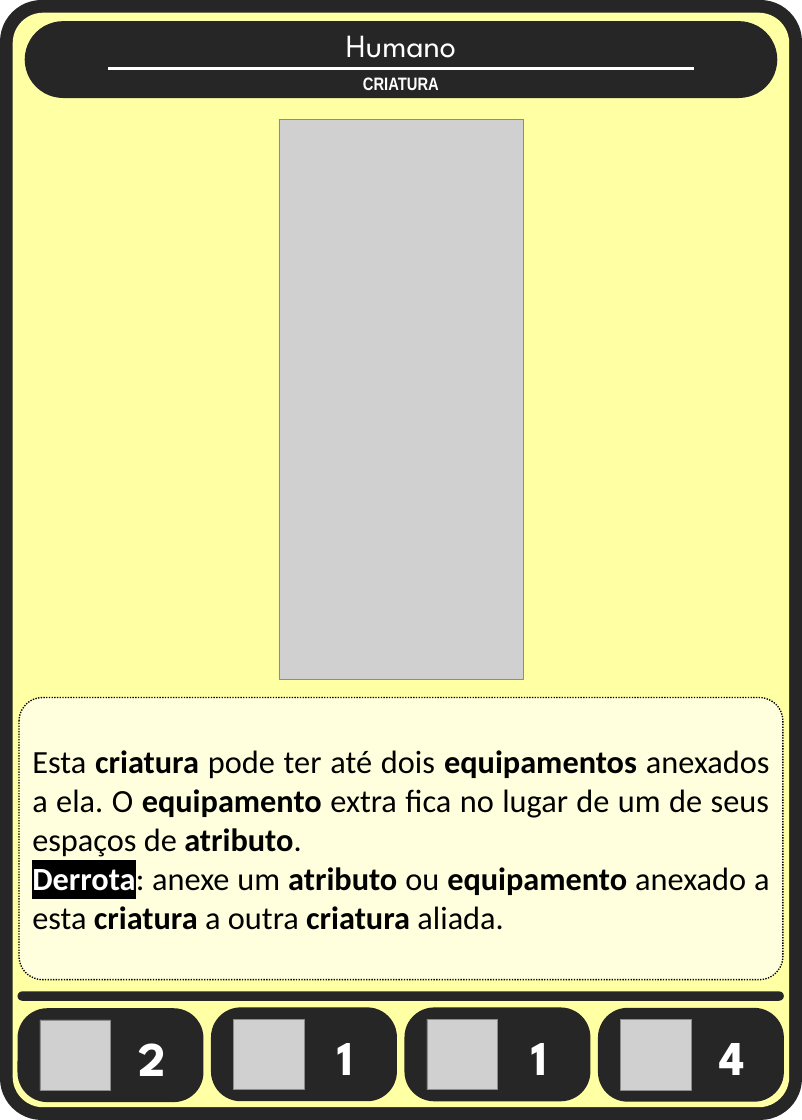
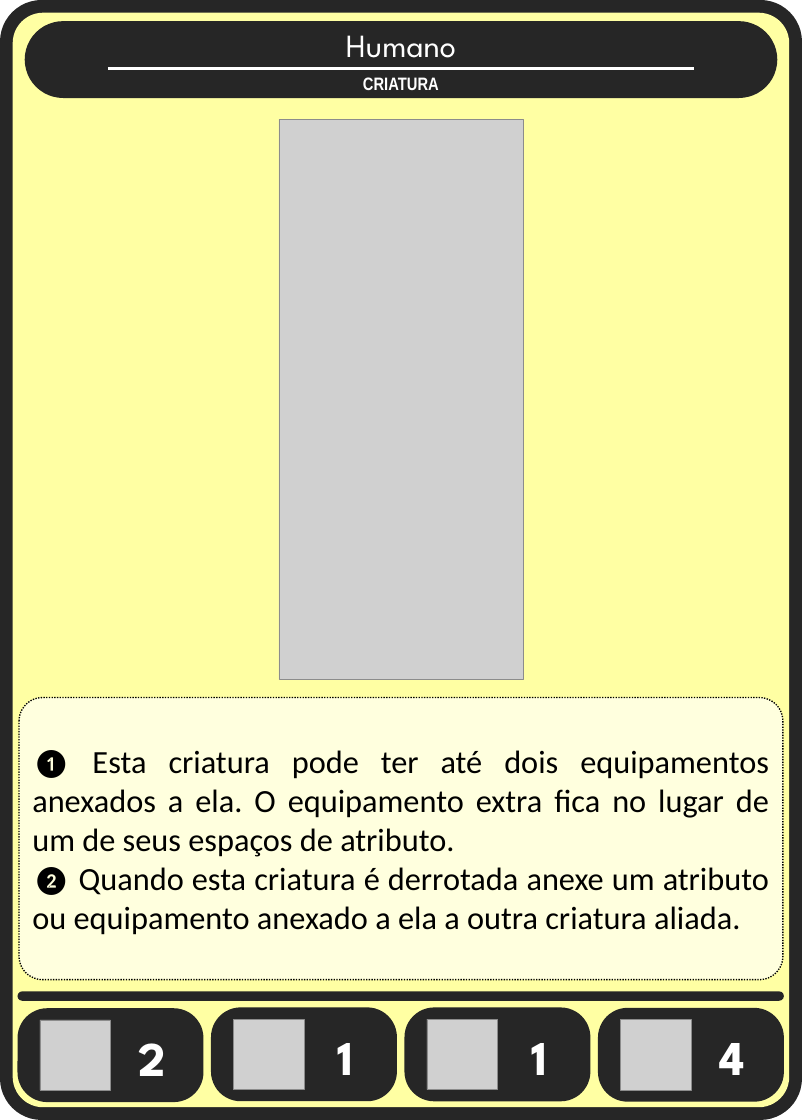
Before and after one commit to Aleyxom/Minimalist-Card-Game, a slide deck: slide 1 of slides tipos cartas/criaturas.pptx. Drawn at 802x1120 pixels with LibreOffice and Linux fonts; fonts in the diff are those of the drawing; grey boxes stand for pictures. Boxes give left, top, right and bottom in pixels: in the first picture for what was removed or moved away, otherwise in the second. Text is boxed around its words. In the diff, an @@ line names an element or a change of style, - is before the commit and + after.

```diff
--- a/slides tipos cartas/criaturas.pptx
+++ b/slides tipos cartas/criaturas.pptx
@@ text in rounded rectangle at [32, 750, 769, 935]: text changed @@
-Esta criatura pode ter até dois equipamentos anexados a ela. O equipamento extra fica no lugar de um de seus espaços de atributo.
-Derrota: anexe um atributo ou equipamento anexado a esta criatura a outra criatura aliada.
+❶ Esta criatura pode ter até dois equipamentos anexados a ela. O equipamento extra fica no lugar de um de seus espaços de atributo.
+❷ Quando esta criatura é derrotada anexe um atributo ou equipamento anexado a ela a outra criatura aliada.
```
Also in this commit, not shown: 2 other slides changed, 7 other files.
